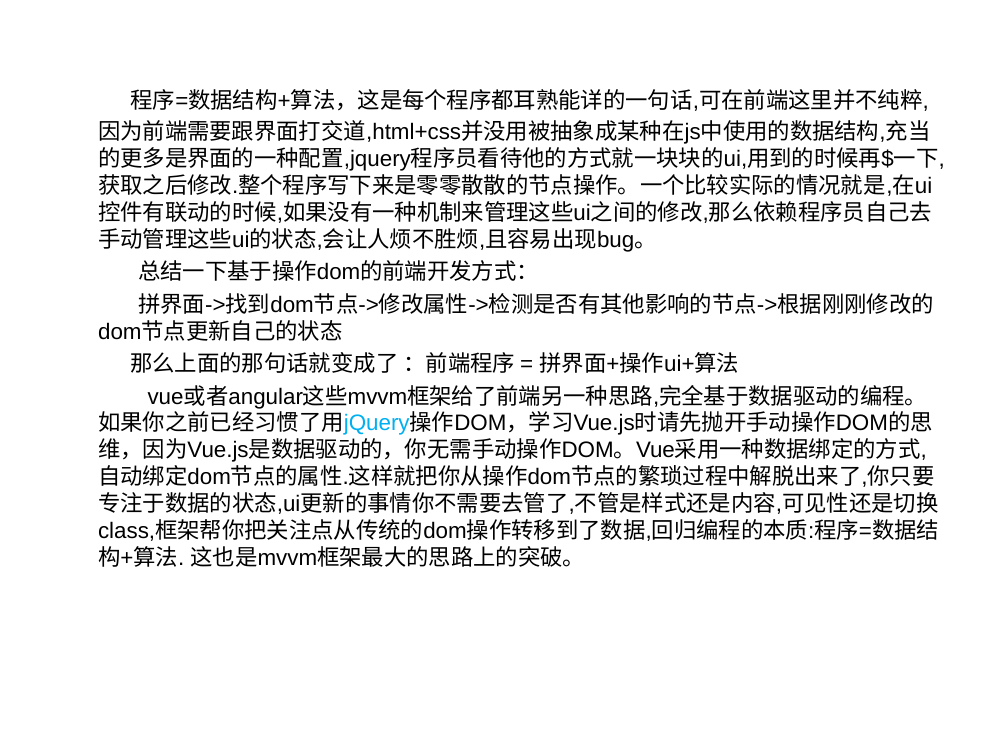
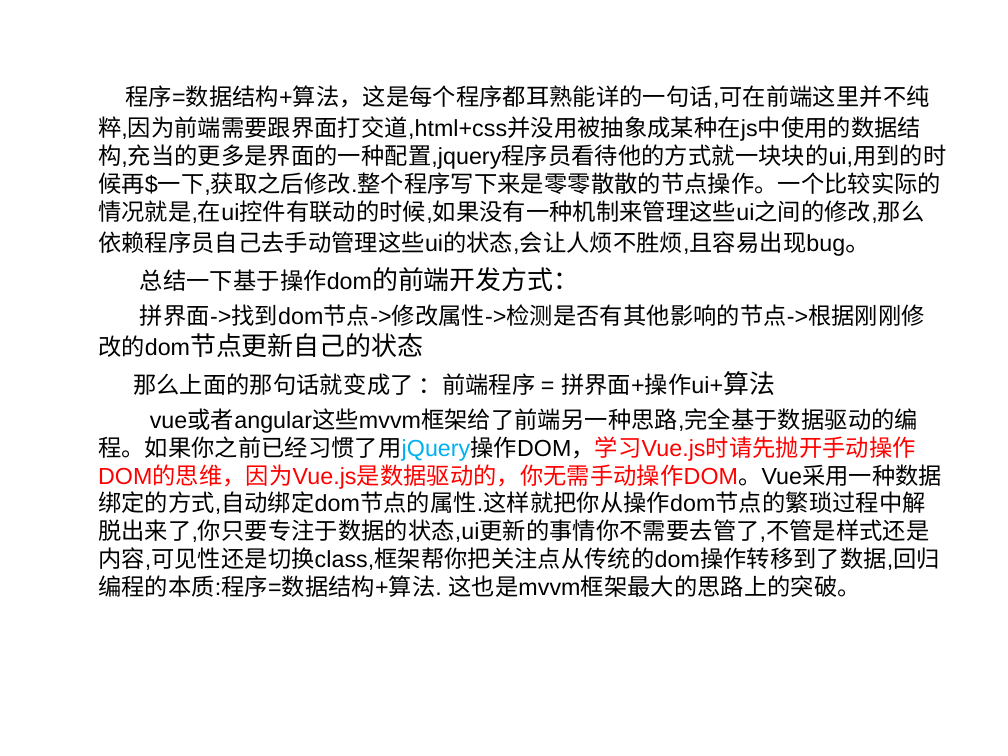
Before and after one commit to zhang13/VueLearn, a slide deck: slide 9 of doc/Vue入坑指南.ppt. Drawn at 1008x756 pixels with LibreOffice and Linux fonts; fonts in the diff are those of the drawing. Boxes give left, top, right and bottom in pixels: in the first picture for what was removed or moved away, otherwise in the second. Text is boxed around its words. In the diff, an @@ line names an element or a change of style, - is before the commit and + after.

```diff
--- a/doc/Vue入坑指南.ppt
+++ b/doc/Vue入坑指南.ppt
@@ text "程序=数据结构+算法，这是每个程序都耳熟能详的一句话,可在前端这里并不纯粹,因为前端需要跟界面打交道,html+css并 ..." at box(98, 85, 946, 597): size 16 to 16.6 pt; size 16 to 18.5 pt in "程序=数据结构+算法，这是每个程序都耳熟能详的一句话,可在前端这里并不纯粹,因为前端需要跟界面打交道,html+css并 ...", "总结一下基于操作dom的前端开发方式：", "拼界面->找到dom节点->修改属性->检测是否有其他影响的节点->根据刚刚修改的dom节点更新自己的状态", "拼界面+操作ui+算法"; text colour #000000 to #FF0000 in "vue或者angular这些mvvm框架给了前端另一种思路,完全基于数据驱动的编程。如果你之前已经习惯了用jQuery操 ..."; more space between paragraphs @@
```
Also in this commit, not shown: 7 other slides changed, 18 slides added, 4 slides removed, 14 other files.
